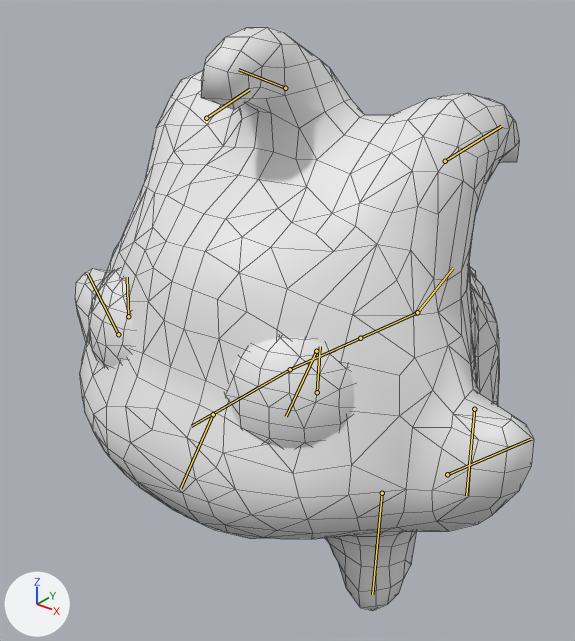
One commit to the Blender file Art/npc.blend: the scene before it, then after it.
Camera for both pictures: a 50 mm camera at (1.74, -2.57, 2.37) aimed at (-0.08, -0.29, 0.96). Lighting does not change. The marker at lower left points along +X, +Y and +Z. The bones that bend it are drawn over the model as lines. Mesh edges are drawn as thin lines.
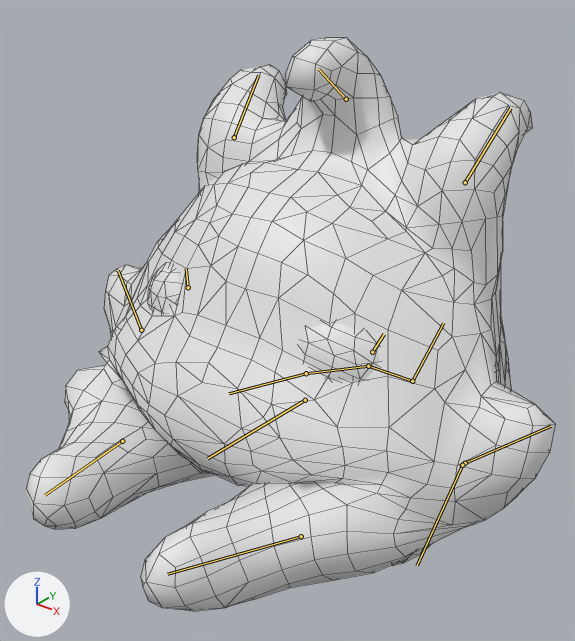
The newer file adds an action. The first version stands in its rest pose; the second is drawn at frame 1 of the action 'shielded'.

Edits to the bpy script that builds the scene:
```text
Change bone_body:
    where bone_body = bpy.data.objects['Armature'].pose.bones['body']
    bone_body.location: (0.0, 0.0, 0.0) -> (0.0, -0.048, 0.391)
    bone_body.rotation_quaternion: (1.0, 0.0, 0.0, 0.0) -> (0.975, -0.222, 0.0, 0.0)  # degrees (0, 0, 0) -> degrees (-26, 0, 0)
Change bone_body_001:
    where bone_body_001 = bpy.data.objects['Armature'].pose.bones['body.001']  # child of 'body'
    bone_body_001.rotation_quaternion: (1.0, 0.0, 0.0, 0.0) -> (0.994, 0.11, 0.0, 0.0)  # degrees (0, 0, 0) -> degrees (13, 0, 0)
Change bone_head:
    where bone_head = bpy.data.objects['Armature'].pose.bones['head']  # child of 'body.001'
    bone_head.scale: (1.0, 1.0, 1.0) -> (1.0, 0.86, 1.0)
Change bone_hair1_l:
    where bone_hair1_l = bpy.data.objects['Armature'].pose.bones['hair1.L']  # child of 'head'
    bone_hair1_l.location: (0.0, 0.0, 0.0) -> (0.018, -0.15, 0.013)
    bone_hair1_l.rotation_quaternion: (1.0, 0.0, 0.0, 0.0) -> (0.927, 0.368, 0.049, 0.057)  # degrees (0, 0, 0) -> degrees (44, 3, 8)
Change bone_hair1_r:
    where bone_hair1_r = bpy.data.objects['Armature'].pose.bones['hair1.R']  # child of 'head'
    bone_hair1_r.location: (0.0, 0.0, 0.0) -> (-0.018, -0.15, 0.013)
    bone_hair1_r.rotation_quaternion: (1.0, 0.0, 0.0, 0.0) -> (0.927, 0.368, -0.049, -0.057)  # degrees (0, 0, 0) -> degrees (44, -3, -8)
Change bone_eye_l:
    where bone_eye_l = bpy.data.objects['Armature'].pose.bones['eye.L']  # child of 'head'
    bone_eye_l.location: (0.0, 0.0, 0.0) -> (0.0, 0.029, -0.097)
    bone_eye_l.rotation_quaternion: (1.0, 0.0, 0.0, 0.0) -> (0.981, 0.0, 0.057, -0.188)  # degrees (0, 0, 0) -> degrees (-1, 6, -22)
    bone_eye_l.scale: (1.0, 1.0, 1.0) -> (0.92, 0.49, 0.96)
Change bone_eye_r:
    where bone_eye_r = bpy.data.objects['Armature'].pose.bones['eye.R']  # child of 'head'
    bone_eye_r.location: (0.0, 0.0, 0.0) -> (0.0, 0.029, -0.097)
    bone_eye_r.rotation_quaternion: (1.0, 0.0, 0.0, 0.0) -> (0.981, 0.0, -0.057, 0.188)  # degrees (0, 0, 0) -> degrees (-1, -6, 22)
    bone_eye_r.scale: (1.0, 1.0, 1.0) -> (0.92, 0.49, 0.96)
Change bone_arm_l:
    where bone_arm_l = bpy.data.objects['Armature'].pose.bones['arm.L']  # child of 'body.001'
    bone_arm_l.location: (0.0, 0.0, 0.0) -> (0.527, 0.163, 0.138)
    bone_arm_l.rotation_quaternion: (1.0, 0.0, 0.0, 0.0) -> (0.82, -0.062, -0.011, -0.569)  # degrees (0, 0, 0) -> degrees (-5, -5, -69)
    bone_arm_l.scale: (1.0, 1.0, 1.0) -> (1.0, 1.24, 1.0)
Change bone_leg_001_l:
    where bone_leg_001_l = bpy.data.objects['Armature'].pose.bones['leg.001.L']  # child of 'body.001'
    bone_leg_001_l.location: (0.0, 0.0, 0.0) -> (0.042, 0.071, 0.01)
    bone_leg_001_l.rotation_quaternion: (1.0, 0.0, 0.0, 0.0) -> (0.922, 0.118, -0.076, -0.361)  # degrees (0, 0, 0) -> degrees (16, -3, -43)
    bone_leg_001_l.scale: (1.0, 1.0, 1.0) -> (1.0, 1.6, 1.0)
Change bone_arm_r:
    where bone_arm_r = bpy.data.objects['Armature'].pose.bones['arm.R']  # child of 'body.001'
    bone_arm_r.location: (0.0, 0.0, 0.0) -> (-0.527, 0.163, 0.138)
    bone_arm_r.rotation_quaternion: (1.0, 0.0, 0.0, 0.0) -> (0.82, -0.062, 0.011, 0.569)  # degrees (0, 0, 0) -> degrees (-5, 5, 69)
    bone_arm_r.scale: (1.0, 1.0, 1.0) -> (1.0, 1.24, 1.0)
Change bone_leg_001_r:
    where bone_leg_001_r = bpy.data.objects['Armature'].pose.bones['leg.001.R']  # child of 'body.001'
    bone_leg_001_r.location: (0.0, 0.0, 0.0) -> (-0.042, 0.071, 0.01)
    bone_leg_001_r.rotation_quaternion: (1.0, 0.0, 0.0, 0.0) -> (0.922, 0.118, 0.076, 0.361)  # degrees (0, 0, 0) -> degrees (16, 3, 43)
    bone_leg_001_r.scale: (1.0, 1.0, 1.0) -> (1.0, 1.6, 1.0)
Change bone_tail:
    where bone_tail = bpy.data.objects['Armature'].pose.bones['tail']  # child of 'body'
    bone_tail.rotation_quaternion: (1.0, 0.0, 0.0, 0.0) -> (0.934, 0.358, 0.0, 0.0)  # degrees (0, 0, 0) -> degrees (42, 0, 0)
```

Pixel boxes (x1, y1, x2, y2) of what changed, in the pictures (575 x 641 px):
'Sphere', posed (15% wider)
    before: (75, 27, 534, 610)
    after: (26, 37, 556, 611)
bone 'body', root to tip
    before: (417, 312) to (360, 338)
    after: (412, 381) to (368, 366)
bone 'body.001', root to tip
    before: (360, 338) to (290, 369)
    after: (368, 366) to (306, 373)
bone 'head', root to tip
    before: (290, 369) to (191, 426)
    after: (306, 373) to (229, 393)
bone 'hair1.L', root to tip
    before: (445, 161) to (501, 126)
    after: (465, 182) to (510, 108)
bone 'hair1.R', root to tip
    before: (206, 118) to (249, 89)
    after: (234, 137) to (258, 75)
bone 'eye.L', root to tip
    before: (317, 392) to (320, 346)
    after: (372, 352) to (384, 334)
bone 'eye.R', root to tip
    before: (128, 316) to (127, 277)
    after: (188, 287) to (186, 268)
bone 'arm.L', root to tip
    before: (382, 493) to (372, 594)
    after: (301, 536) to (167, 574)
bone 'leg.001.L', root to tip
    before: (474, 409) to (466, 495)
    after: (462, 465) to (417, 565)
bone 'arm.R', root to tip
    before: (213, 414) to (180, 488)
    after: (122, 441) to (45, 495)
bone 'leg.001.R', root to tip
    before: (316, 351) to (286, 416)
    after: (305, 400) to (207, 458)
bone 'tail', root to tip
    before: (417, 312) to (453, 268)
    after: (412, 381) to (443, 323)
